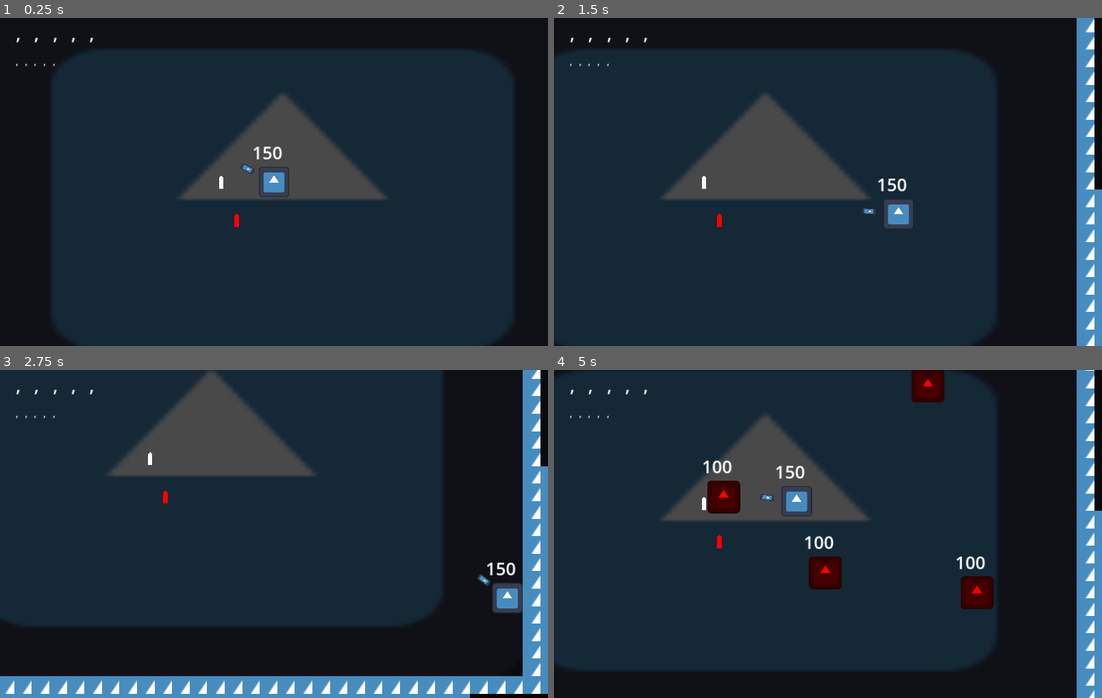
Above: before the commit, frames 1-4 (two rows, left to right).
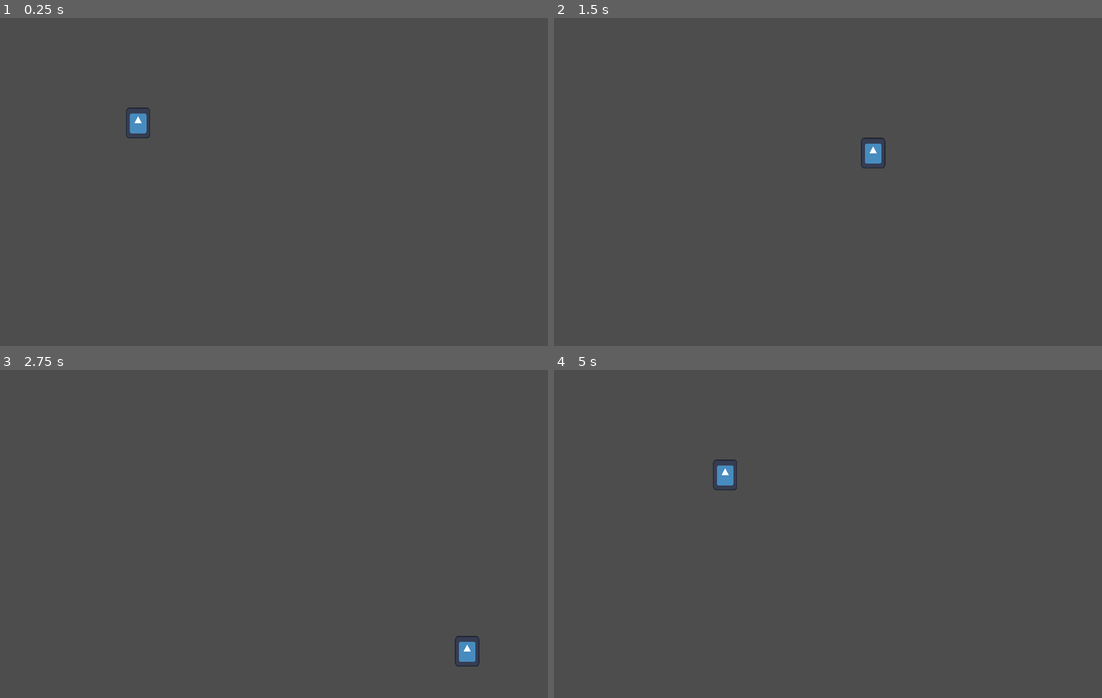
Above: after the commit, the same moments.

Repository: GerrZa/project_actionjump
Game: Godot game, scene res://scr/level/ptt_room.tscn
Same seed, same stepped clock (60 frames per second), same inputs: the game is played once before the commit and once after it. Before the commit the project starts from res://ptt/ptt_lvl.tscn. The engine's default icon, where the game draws it, is replaced by a stand-in: a white triangle on a blue panel in a dark square.
Inputs (mouse positions are in pixels of both pictures, inside the frame that each line leads up to):
- Up to frame 1 (0.25 s): no input
- Up to frame 2 (1.5 s): tap Enter at 0.5 s; move the mouse to (948, 165) at 0.52 s; hold D (right) 0.53-1.28 s; click (948, 165) at 0.6 s; move the mouse to (718, 198) at 1.27 s; hold S (down) from 1.28 s (still down); right-click (718, 198) at 1.35 s
- Up to frame 3 (2.75 s): move the mouse to (328, 461) at 2.02 s; release S (down) at 2.03 s; hold D (right) from 2.03 s (still down); tap Shift (shift) at 2.1 s
- Up to frame 4 (5 s): move the mouse to (800, 599) at 2.77 s; release D (right) at 2.78 s; hold W (up) 2.78-3.53 s; tap Space (space) at 2.85 s; move the mouse to (992, 583) at 3.52 s; hold A (left) from 3.53 s (still down); click (992, 583) at 3.6 s; move the mouse to (663, 484) at 4.27 s; right-click (663, 484) at 4.35 s

The runs differ from the first frame. In frame 1, 94% of the frame differs, in the area x 0-100%, y 0-100%; in frame 2, 94%; in frame 3, 94%; in frame 4, 95%.

Commit message:
essential movement

Diff:
--- a/project.godot
+++ b/project.godot
@@ -11,7 +11,7 @@
 [application]
 
 config/name="Project Jump"
-run/main_scene="res://ptt/ptt_lvl.tscn"
+run/main_scene="res://scr/level/ptt_room.tscn"
 config/features=PackedStringArray("4.1", "Forward Plus")
 config/icon="res://icon.svg"
 
@@ -65,7 +65,3 @@
 "events": [Object(InputEventKey,"resource_local_to_scene":false,"resource_name":"","device":-1,"window_id":0,"alt_pressed":false,"shift_pressed":false,"ctrl_pressed":false,"meta_pressed":false,"pressed":false,"keycode":0,"physical_keycode":32,"key_label":0,"unicode":32,"echo":false,"script":null)
 ]
 }
-
-[rendering]
-
-environment/defaults/default_clear_color=Color(0, 0, 0, 1)
--- /dev/null
+++ b/scr/actor/fsm/StateMachine_class.gd
@@ -0,0 +1,40 @@
+class_name StateMachine
+extends Node
+
+@export var init_state = NodePath()
+var state = null
+var prev_state = null
+
+signal state_change(state_name)
+
+func _ready() -> void:
+	await owner.ready
+
+	for i in get_children():
+		i.fsm = self
+
+	state = get_node(init_state)
+
+	state.enter()
+
+func _physics_process(delta: float) -> void:
+	state.physics_update(delta)
+
+func _process(delta: float) -> void:
+	state.update(delta)
+
+func _unhandled_input(event: InputEvent) -> void:
+	state.unhandle_input(event)
+
+func _input(event: InputEvent) -> void:
+	state.input(event)
+
+func transition(state_name:String,msg:={}):
+	state.exit()
+
+	prev_state = state
+
+	state = get_node(state_name)
+	emit_signal("state_change",state_name)
+
+	state.enter(msg)
--- /dev/null
+++ b/scr/actor/fsm/State_class.gd
@@ -0,0 +1,22 @@
+class_name State
+extends Node
+
+var fsm = null
+
+func enter(msg:={}):
+	pass
+
+func update(delta):
+	pass
+
+func physics_update(delta):
+	pass
+
+func unhandle_input(event):
+	pass
+
+func input(event):
+	pass
+
+func exit():
+	pass
--- /dev/null
+++ b/scr/actor/player/player.gd
@@ -0,0 +1,13 @@
+class_name Player
+extends CharacterBody2D
+
+var p_input = Vector2.ZERO
+var speed = 215
+var friction = 35
+var acc = 40
+
+func _process(delta: float) -> void:
+	p_input.x = Input.get_axis("left","right")
+	p_input.y = Input.get_axis("up","down")
+
+	p_input = p_input.normalized()
--- /dev/null
+++ b/scr/actor/player/player.tscn
@@ -0,0 +1,33 @@
+[gd_scene load_steps=7 format=3 uid="uid://be0vidwsrtflp"]
+
+[ext_resource type="Script" path="res://scr/actor/player/player.gd" id="1_v8a2c"]
+[ext_resource type="Texture2D" uid="uid://csk1dicruhia6" path="res://icon.svg" id="1_yg4b6"]
+[ext_resource type="Script" path="res://scr/actor/fsm/StateMachine_class.gd" id="2_xersj"]
+[ext_resource type="Script" path="res://scr/actor/player/state/idle.gd" id="3_25gpb"]
+[ext_resource type="Script" path="res://scr/actor/player/state/run.gd" id="4_fsobk"]
+
+[sub_resource type="CapsuleShape2D" id="CapsuleShape2D_7tc3y"]
+radius = 8.0
+height = 26.0
+
+[node name="player" type="CharacterBody2D"]
+script = ExtResource("1_v8a2c")
+
+[node name="fsm" type="Node" parent="."]
+script = ExtResource("2_xersj")
+init_state = NodePath("idle")
+
+[node name="idle" type="Node" parent="fsm"]
+script = ExtResource("3_25gpb")
+
+[node name="run" type="Node" parent="fsm"]
+script = ExtResource("4_fsobk")
+
+[node name="Icon" type="Sprite2D" parent="."]
+position = Vector2(0, -10)
+scale = Vector2(0.171875, 0.21875)
+texture = ExtResource("1_yg4b6")
+
+[node name="CollisionShape2D" type="CollisionShape2D" parent="."]
+rotation = 1.5708
+shape = SubResource("CapsuleShape2D_7tc3y")
--- /dev/null
+++ b/scr/actor/player/state/PlayerState.gd
@@ -0,0 +1,12 @@
+class_name PlayerState
+extends State
+
+var plr : Player = null
+
+func _ready() -> void:
+	await owner.ready
+
+	if owner is Player:
+		plr = owner
+
+	assert(plr != null)
--- /dev/null
+++ b/scr/actor/player/state/idle.gd
@@ -0,0 +1,11 @@
+extends PlayerState
+
+
+func physics_update(delta):
+	plr.velocity = plr.velocity.move_toward(Vector2.ZERO,plr.friction)
+
+	plr.move_and_slide()
+
+func update(delta):
+	if plr.p_input != Vector2.ZERO:
+		fsm.transition("run")
--- /dev/null
+++ b/scr/actor/player/state/run.gd
@@ -0,0 +1,10 @@
+extends PlayerState
+
+func _physics_process(delta: float) -> void:
+	plr.velocity = plr.velocity.move_toward(plr.p_input * plr.speed,plr.acc)
+
+	plr.move_and_slide()
+
+func update(delta):
+	if plr.p_input == Vector2.ZERO:
+		fsm.transition("idle")
--- /dev/null
+++ b/scr/level/ptt_room.tscn
@@ -0,0 +1,8 @@
+[gd_scene load_steps=2 format=3 uid="uid://cjd4o18u53dns"]
+
+[ext_resource type="PackedScene" uid="uid://be0vidwsrtflp" path="res://scr/actor/player/player.tscn" id="1_ffntm"]
+
+[node name="ptt_room" type="Node2D"]
+
+[node name="player" parent="." instance=ExtResource("1_ffntm")]
+position = Vector2(126, 106)
